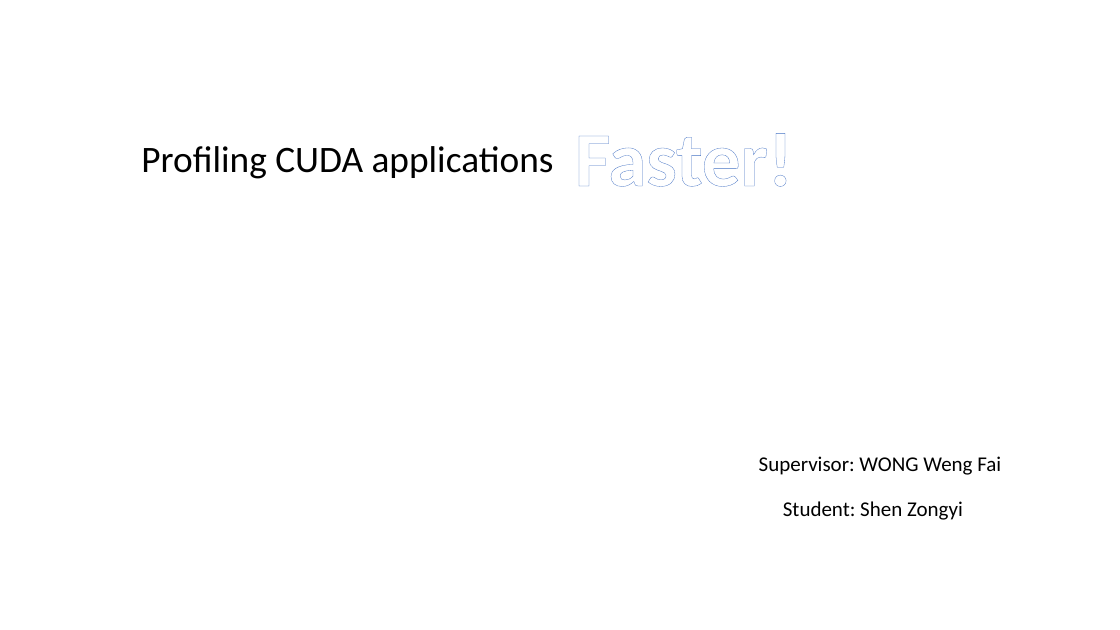
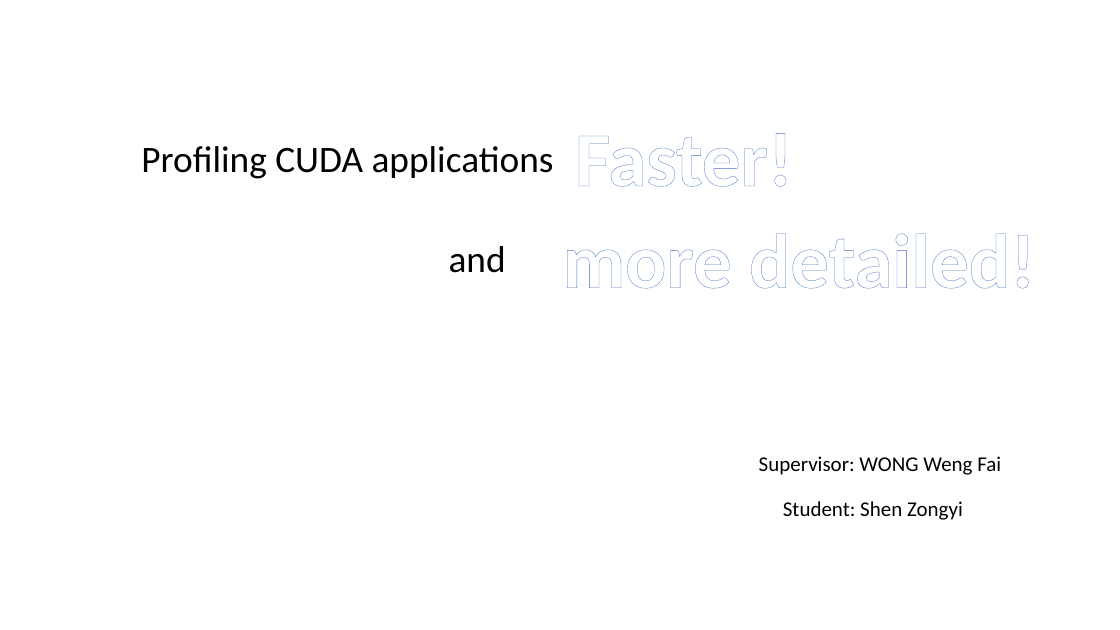
Before and after one commit to shenzongyi1997/GPU_learning, a slide deck: slide 1 of presentation/Shen Zongyi.pptx. Drawn at 1120x630 pixels with LibreOffice and Linux fonts; fonts in the diff are those of the drawing. Boxes give left, top, right and bottom in pixels: in the first picture for what was removed or moved away, otherwise in the second. Text is boxed around its words. In the diff, an @@ line names an element or a change of style, - is before the commit and + after.

```diff
--- a/presentation/Shen Zongyi.pptx
+++ b/presentation/Shen Zongyi.pptx
@@ text added at <box>562,233,1035,289</box>, 66 pt, text #FFFFFF, bold @@
+more detailed!
@@ text added at <box>449,246,506,273</box>, 32 pt, text #000000 @@
+and
```
Also in this commit, not shown: 1 other slide changed.
